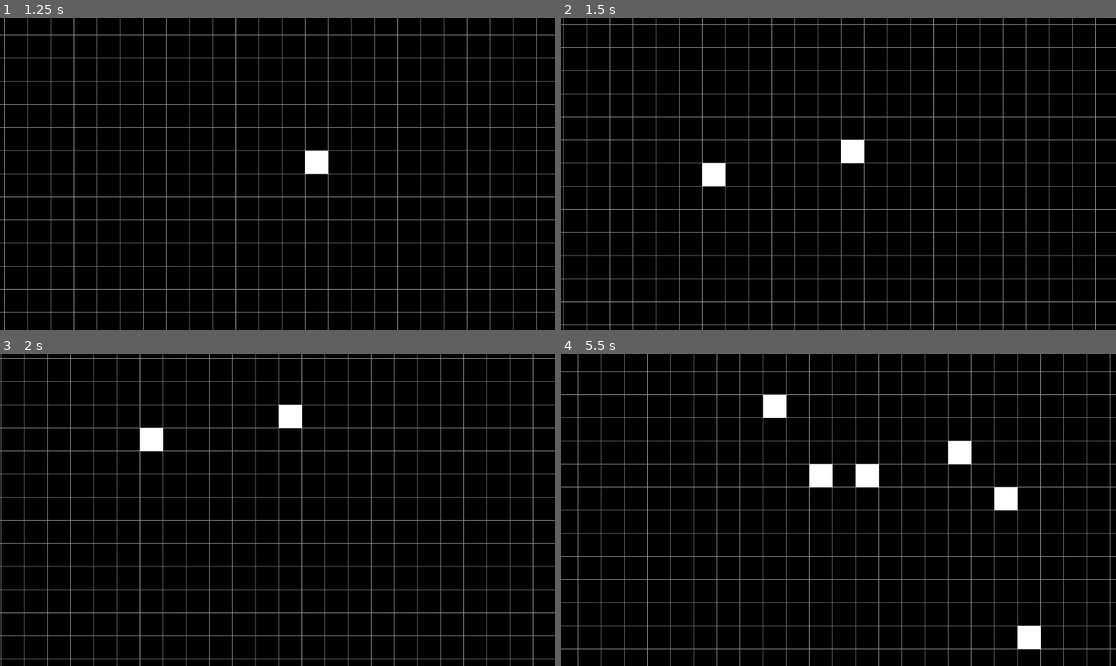
Above: before the commit, frames 1-4 (two rows, left to right).
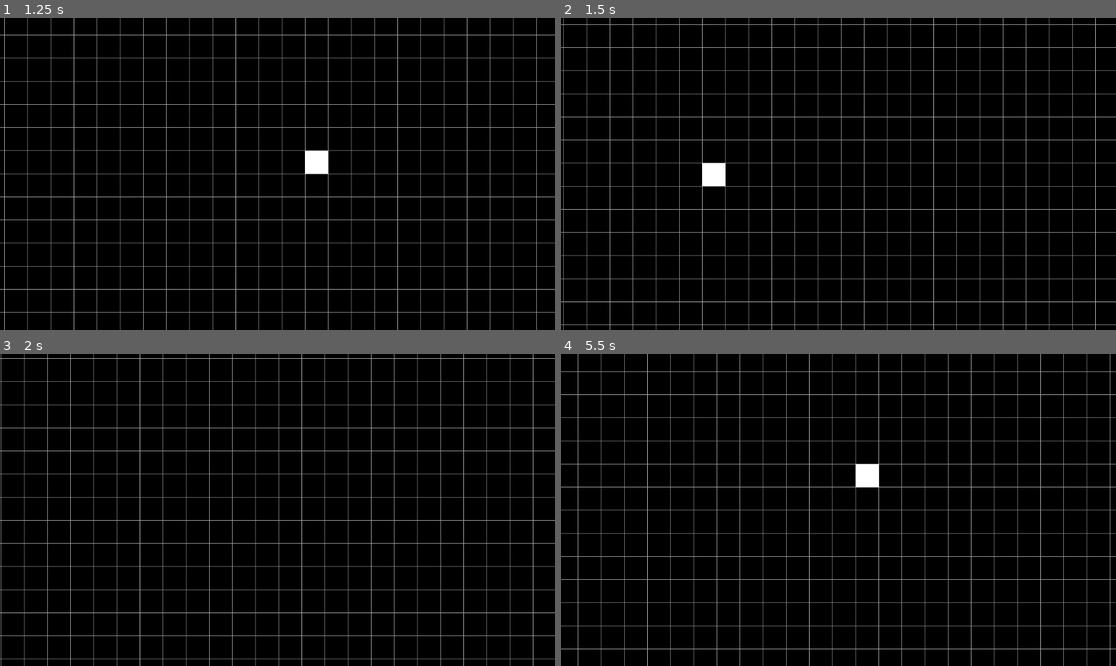
Above: after the commit, the same moments.

Repository: jevonsp/game-collection
Game: Godot game, scene res://life/conway's_game_of_life.tscn
Two runs of this game, one before a commit and one after it. Both use one fixed random seed, a clock stepped at 60 frames per second and the inputs below. This scene is started directly instead of the project's main scene.
Inputs (mouse positions are in pixels of both pictures, inside the frame that each line leads up to):
- Up to frame 1 (1.25 s): tap Enter (ui_accept) at 0.5 s; move the mouse to (399, 158) at 0.52 s; hold D (right) from 0.53 s (still down); hold Enter (ui_accept) from 0.53 s (still down); click (399, 158) at 0.67 s
- Up to frame 2 (1.5 s): move the mouse to (727, 189) at 1.27 s; release D (right) at 1.28 s; release Enter (ui_accept) at 1.28 s; hold S (down) from 1.28 s (still down); tap Enter (ui_accept) at 1.35 s; click (727, 189) at 1.42 s
- Up to frame 3 (2 s): keep holding S (down); tap Enter (ui_accept) at 1.52, 1.82 s
- Up to frame 4 (5.5 s): move the mouse to (894, 441) at 2.02 s; release S (down) at 2.03 s; hold D (right) 2.03-2.78 s; hold Enter (ui_accept) 2.03-2.78 s; click (894, 441) at 2.17 s; move the mouse to (810, 572) at 2.77 s; hold W (up) 2.78-3.53 s; tap Enter (ui_accept) at 2.85, 3.02, 3.32, 4.35, 4.52, 4.82 s; click (810, 572) at 2.92 s; move the mouse to (1005, 556) at 3.52 s; hold Enter (ui_accept) 3.53-4.28 s; hold A (left) 3.53-5.03 s; click (1005, 556) at 3.67 s; move the mouse to (672, 463) at 4.27 s; click (672, 463) at 4.42 s; move the mouse to (866, 510) at 5.02 s; hold S (down) from 5.03 s (still down); hold Enter (ui_accept) from 5.03 s (still down); click (866, 510) at 5.17 s

Frame 1 is identical in both runs. In frame 2, 0.3% of the frame differs, in the area x 50-55%, y 38-47%; in frame 3, 0.6%; in frame 4, 1.6%, in the area x 36-87%, y 13-95%.

Commit message:
Realized GoL is Diagonal

Diff:
--- a/life/life.gd
+++ b/life/life.gd
@@ -1,6 +1,7 @@
 extends Node2D
 
 const grid_color = Color.DARK_GRAY
+const EXTENSION_FACTOR = 4
 @export var grid_size: Vector2 = Vector2(48, 48)
 var occupied_cells: Array[Vector2] = []
 @onready var camera_body: CharacterBody2D = $CameraBody
@@ -16,7 +17,6 @@
 		if event.button_index == MOUSE_BUTTON_LEFT and event.pressed:
 			var grid_position = get_grid_mouse_position()
 			if grid_position in occupied_cells:
-				print("neighbors=%s" % [get_neighboring_cells(grid_position)])
 				return
 			else:
 				occupied_cells.append(grid_position)
@@ -24,11 +24,12 @@
 		if event.button_index == MOUSE_BUTTON_RIGHT and event.pressed:
 			var grid_position = get_grid_mouse_position()
 			if grid_position not in occupied_cells:
-				print("neighbors=%s" % [get_neighboring_cells(grid_position)])
 				return
 			else:
 				occupied_cells.erase(grid_position)
 			update_grid()
+	if event.is_action_pressed("ui_accept"):
+		advance_game_state()
 
 func _draw() -> void:
 	draw_grid()
@@ -45,10 +46,8 @@
 	var world_top_left = camera_pos - (viewport_size * camera_zoom / 2)
 	var world_bottom_right = camera_pos + (viewport_size * camera_zoom / 2)
 
-
-	var extension_factor = 4
-	var extended_top_left = world_top_left - viewport_size * camera_zoom * extension_factor
-	var extended_bottom_right = world_bottom_right + viewport_size * camera_zoom * extension_factor
+	var extended_top_left = world_top_left - viewport_size * camera_zoom * EXTENSION_FACTOR
+	var extended_bottom_right = world_bottom_right + viewport_size * camera_zoom * EXTENSION_FACTOR
 
 	var start_x = floor(extended_top_left.x / grid_size.x) * grid_size.x
 	var end_x = ceil(extended_bottom_right.x / grid_size.x) * grid_size.x
@@ -89,7 +88,7 @@
 		floor(world_pos.y / grid_size.y)
 	)
 
-func get_neighboring_cells(grid_position: Vector2) -> Array[Vector2]:
+func get_occupied_neighbors(grid_position: Vector2) -> Array[Vector2]:
 	var neighbors: Array[Vector2] = []
 
 	if grid_position + Vector2.UP in occupied_cells:
@@ -101,6 +100,44 @@
 	if grid_position + Vector2.LEFT in occupied_cells:
 		neighbors.append(grid_position + Vector2.LEFT)
 
-	print("grid_position=%s" % [grid_position])
+	return neighbors
 
-	return neighbors
+func get_unoccupied_neighbors(grid_position: Vector2) -> Array[Vector2]:
+	var unoccupied_neighbors: Array[Vector2] = []
+
+	if grid_position + Vector2.UP not in occupied_cells:
+		unoccupied_neighbors.append(grid_position + Vector2.UP)
+	if grid_position + Vector2.DOWN not in occupied_cells:
+		unoccupied_neighbors.append(grid_position + Vector2.DOWN)
+	if grid_position + Vector2.RIGHT not in occupied_cells:
+		unoccupied_neighbors.append(grid_position + Vector2.RIGHT)
+	if grid_position + Vector2.LEFT not in occupied_cells:
+		unoccupied_neighbors.append(grid_position + Vector2.LEFT)
+
+	return unoccupied_neighbors
+
+func advance_game_state():
+	print("advance_game_state called")
+	var new_occupied_cells: Array[Vector2] = occupied_cells.duplicate()
+
+	for cell in occupied_cells:
+		var neighbors = get_occupied_neighbors(cell)
+
+		if len(neighbors) < 2:
+			print("cell %s had too few neighbors" % [cell])
+			new_occupied_cells.erase(cell)
+		if len(neighbors) > 3:
+			print("cell %s had too many neighbors" % [cell])
+			new_occupied_cells.erase(cell)
+
+	for cell in occupied_cells:
+		var empty_neighbors = get_unoccupied_neighbors(cell)
+		print("empty_neighbors=%s" % [empty_neighbors])
+		for empty_cell in empty_neighbors:
+			if len(get_occupied_neighbors(cell)) == 3:
+				print("cell %s born" % [cell])
+				new_occupied_cells.append(empty_cell)
+
+	occupied_cells = new_occupied_cells
+
+	update_grid()
